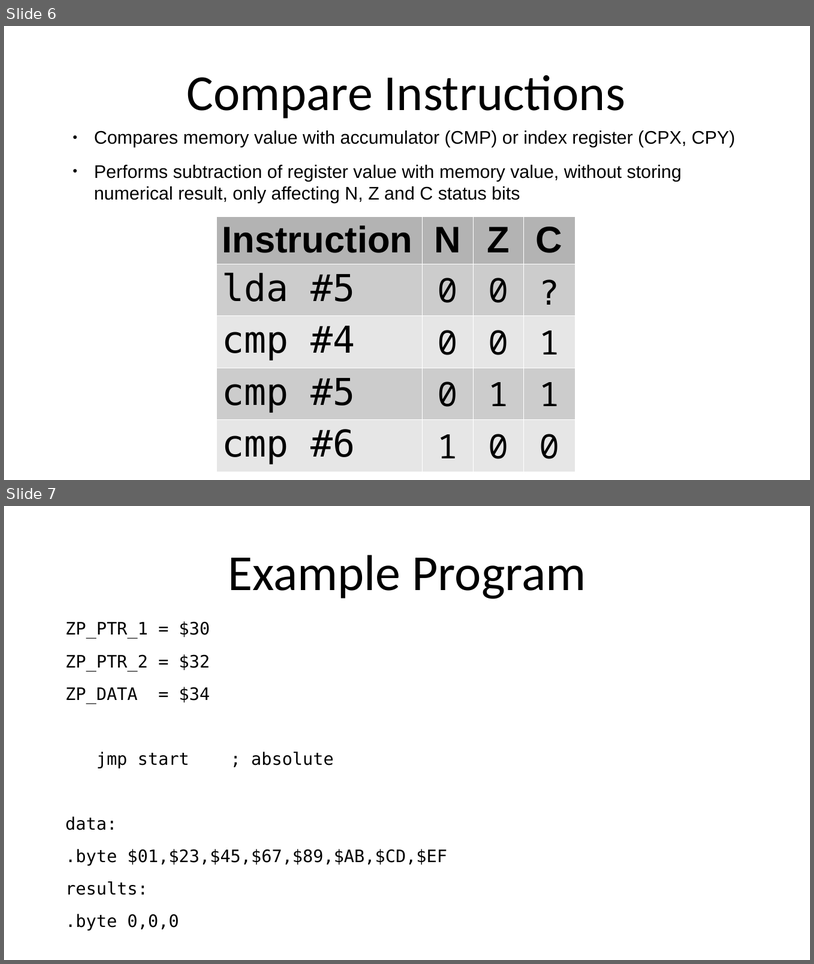
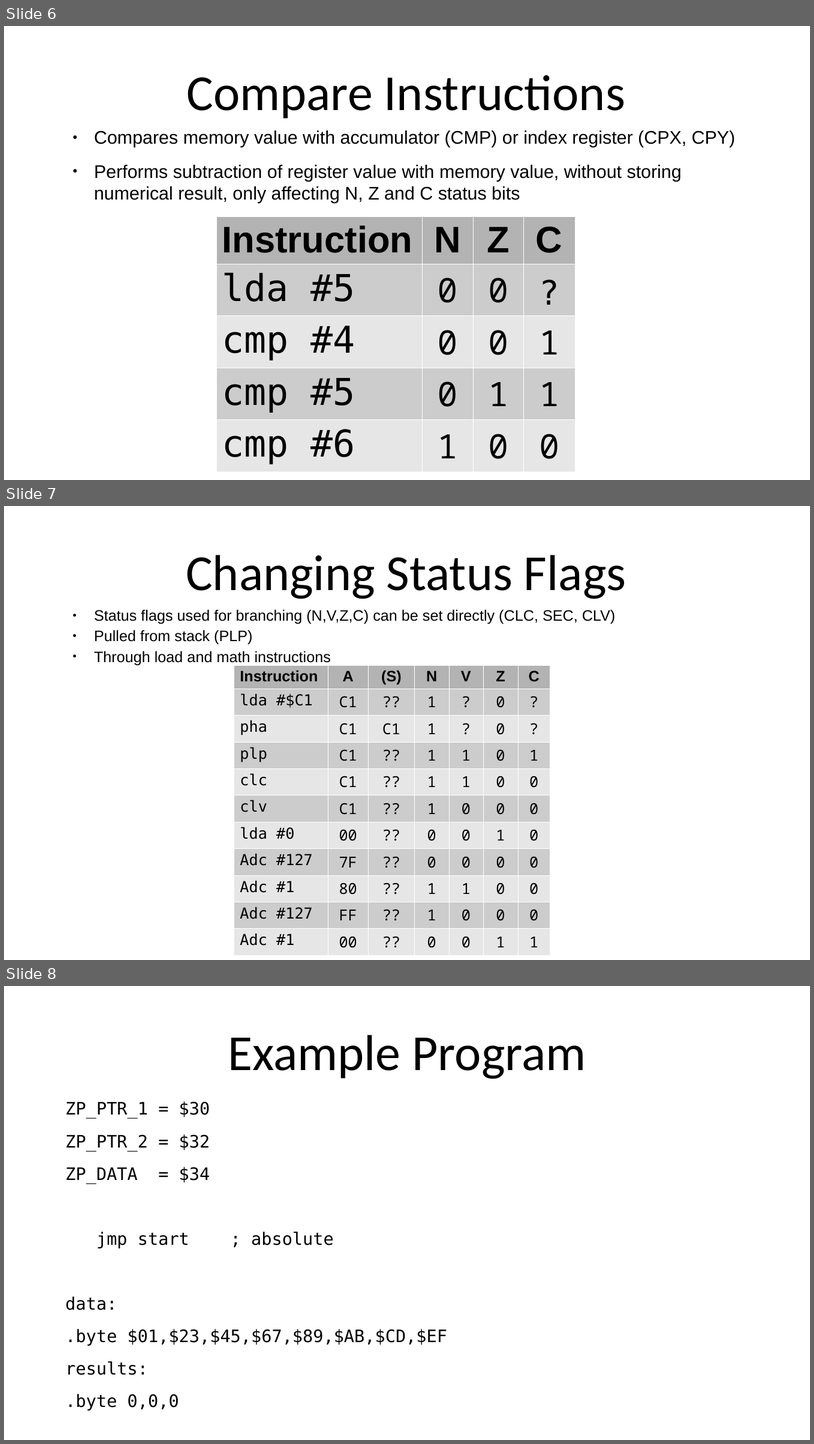
Before and after one commit to SlithyMatt/x16-assembly-tutorial, a slide deck: Lesson3/Lesson3.odp. Shown one above the other, each under a label of ours: slides 6 and 7 before the commit, slides 6, 7 and 8 after it. The pictures are 814x964 and 814x1444 pixels, drawn with LibreOffice and Linux fonts; fonts in the diff are those of the drawing. Boxes give left, top, right and bottom in pixels: in the first picture for what was removed or moved away, otherwise in the second. Text is boxed around its words. In the diff, an @@ line names an element or a change of style, - is before the commit and + after.

```diff
--- a/Lesson3/Lesson3.odp
+++ b/Lesson3/Lesson3.odp
@@ slide 7 added at [4,506,810,960], background #FFFFFF @@
@@ title added at [186,555,626,599], 60 pt, text #000000 @@
+Changing Status Flags
@@ text added at [94,609,616,665], 18 pt, text #000000 @@
+● Status flags used for branching (N,V,Z,C) can be set directly (CLC, SEC, CLV)
+● Pulled from stack (PLP)
+● Through load and math instructions
@@ table added at [234,665,549,950], 11 rows, 7 columns @@
+Instruction | A | (S) | N | V | Z | C
+lda #$C1 | C1 | ?? | 1 | ? | 0 | ?
+pha | C1 | C1 | 1 | ? | 0 | ?
+plp | C1 | ?? | 1 | 1 | 0 | 1
+clc | C1 | ?? | 1 | 1 | 0 | 0
+clv | C1 | ?? | 1 | 0 | 0 | 0
+lda #0 | 00 | ?? | 0 | 0 | 1 | 0
+Adc #127 | 7F | ?? | 0 | 0 | 0 | 0
+Adc #1 | 80 | ?? | 1 | 1 | 0 | 0
+Adc #127 | FF | ?? | 1 | 0 | 0 | 0
+Adc #1 | 00 | ?? | 0 | 0 | 1 | 1
@@ what was slide 7 is now slide 8 @@
```
Also in this commit, not shown: 2 other files.
